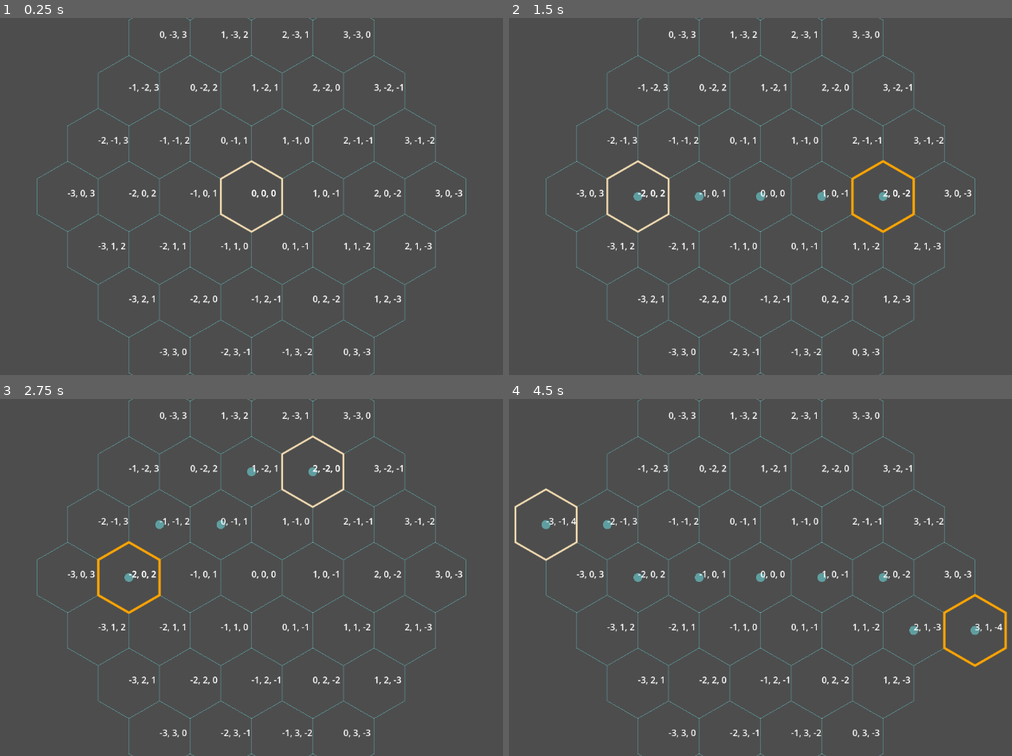
Above: before the commit, frames 1-4 (two rows, left to right).
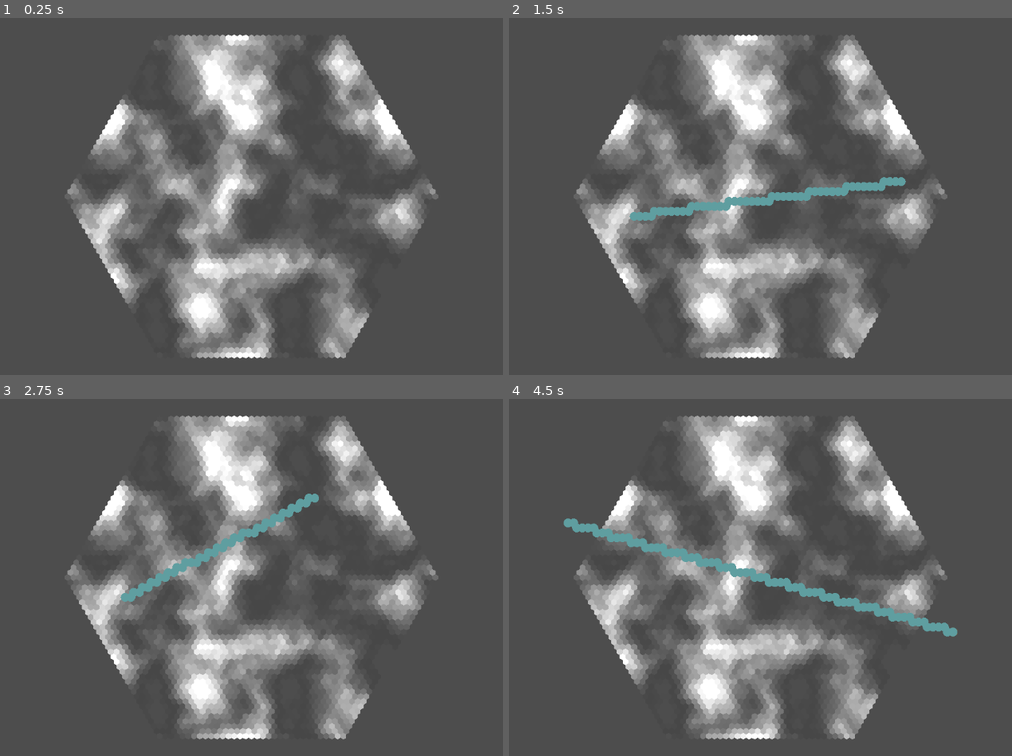
Above: after the commit, the same moments.

Repository: 1ort/hexgrid
Game: Godot game, scene res://demo.tscn
Same seed, same stepped clock (60 frames per second), same inputs: the game is played once before the commit and once after it.
Inputs (mouse positions are in pixels of both pictures, inside the frame that each line leads up to):
- Up to frame 1 (0.25 s): no input
- Up to frame 2 (1.5 s): tap Enter (ui_accept) at 0.5, 0.77, 1.25 s; move the mouse to (901, 178) at 0.52 s; move the mouse to (634, 214) at 1.27 s
- Up to frame 3 (2.75 s): tap Enter (ui_accept) at 1.52, 2 s; move the mouse to (316, 498) at 2.02 s
- Up to frame 4 (4.5 s): tap Enter (ui_accept) at 2.75, 3.02, 3.5, 3.77, 4.25 s; move the mouse to (730, 648) at 2.77 s; move the mouse to (951, 631) at 3.52 s; move the mouse to (569, 523) at 4.27 s

The runs differ from the first frame. In frame 1, 29% of the frame differs, in the area x 7-93%, y 0-100%; in frame 2, 30%; in frame 3, 29%; in frame 4, 30%, in the area x 1-100%, y 0-100%.

Commit message:
Hex noise test

Diff:
--- a/demo.gd
+++ b/demo.gd
@@ -7,33 +7,51 @@
 var cursor_hex: Hex
 var path_line: Array[Hex]
 
-var default_font = ThemeDB.fallback_font
-var default_font_size = ThemeDB.fallback_font_size
+var hex_region = HexRegion.new_hexagon(32, Hex.new(0, 0, 0))
+var hexes = hex_region.get_hexes()
 
-var hex_region = HexRegion.new_hexagon(3, Hex.new(0, 0, 0))
+var noise = FastNoiseLite.new()
 
 func draw_closed_line(corners: Array[Vector2], color: Color, width: float = -1.0, antialiased: bool = false):
 	for i in len(corners) - 1:
 		draw_line(corners[i], corners[i+1], color, width, antialiased)
 	draw_line(corners[-1], corners[0], color, width, antialiased)
 
+
 func draw_hex(h: Hex, color: Color, width: float = -1.0, antialiased: bool = false):
 	var corners = layout.get_polygon_corners(h)
-	draw_closed_line(corners, color, width, antialiased)
+	if hex_region.has(h):
+		var noise_value = hex_region.get_value(h)
+		var color_value = Color.WHITE / 2.0 + Color.WHITE * noise_value
+		#print(noise_value)
+		draw_polygon(corners, [color_value])
+	else:
+		draw_closed_line(corners, color, width, antialiased)
 
-	draw_string(default_font, layout.hex_to_position(h), "%d, %d, %d" % [h.q, h.r, h.s], HORIZONTAL_ALIGNMENT_LEFT, -1, default_font_size)
+
 
 func draw_path(path: Array[Hex]):
 	for hex in path:
 		draw_circle(layout.hex_to_position(hex), 8, Color.CADET_BLUE)
 
+func _init():
+	var rng = RandomNumberGenerator.new()
+	noise.seed = rng.randi_range(0, 500)
+	noise.noise_type = FastNoiseLite.TYPE_SIMPLEX
+	noise.fractal_octaves = 4
+	#noise.fractal_gain = 0
+	noise.frequency = 0.04
+	#noise.
+
+
+	for hex in hex_region.get_hexes():
+		var noise_value = noise.get_noise_3d(hex.q, hex.r, hex.s)
+
+
+		hex_region.set_value(hex, noise_value)
+
 func _draw():
-	if self.path_line:
-		draw_path(self.path_line)
-	#var center = Hex.new(0, 0, 0)
-	#draw_hex(center, Color.CADET_BLUE)
-	for hex in self.hex_region.get_hexes():
-		#var neighbor = center.get_neighbor(i)
+	for hex in self.hexes:
 		draw_hex(hex, Color.CADET_BLUE)
 
 	if self.selected_hex != null:
@@ -41,6 +59,9 @@
 
 	if self.cursor_hex != null:
 		draw_hex(cursor_hex, Color.WHEAT, 2, true)
+
+	if self.path_line:
+		draw_path(self.path_line)
 
 func _process(_delta):
 	var mouse_position = get_global_mouse_position()
--- a/demo.tscn
+++ b/demo.tscn
@@ -8,6 +8,6 @@
 
 [node name="HexLayout" type="Node2D" parent="."]
 script = ExtResource("1_b3syg")
-hex_size = Vector2(64, 64)
+hex_size = Vector2(6, 6)
 
 [node name="Camera2D" type="Camera2D" parent="."]
--- a/hex_region.gd
+++ b/hex_region.gd
@@ -5,7 +5,13 @@
 
 #region set funcions
 func add(h: Hex):
-	self._hexes[h.as_vector3i()] = null
+	self.set_value(h, null)
+
+func set_value(h: Hex, value: Variant):
+	self._hexes[h.as_vector3i()] = value
+
+func get_value(h: Hex) -> Variant:
+	return self._hexes[h.as_vector3i()]
 
 func remove(h: Hex):
 	self._hexes.erase(h.as_vector3i())
